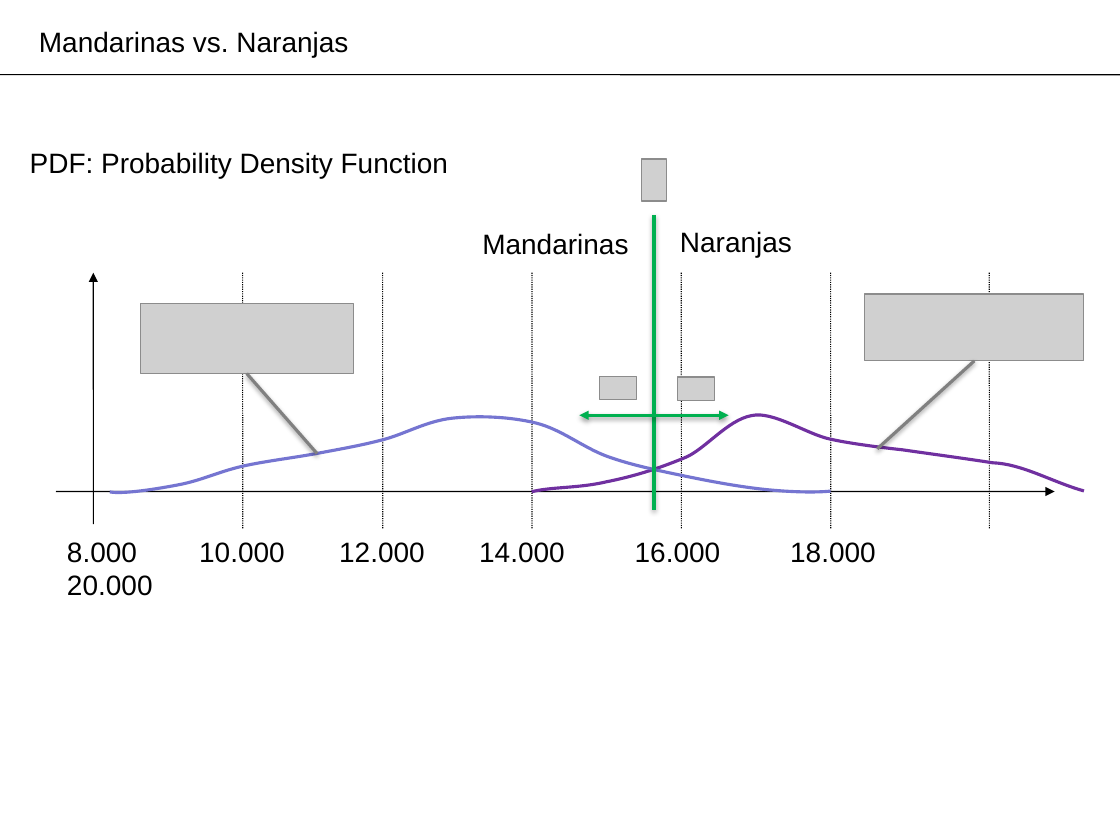
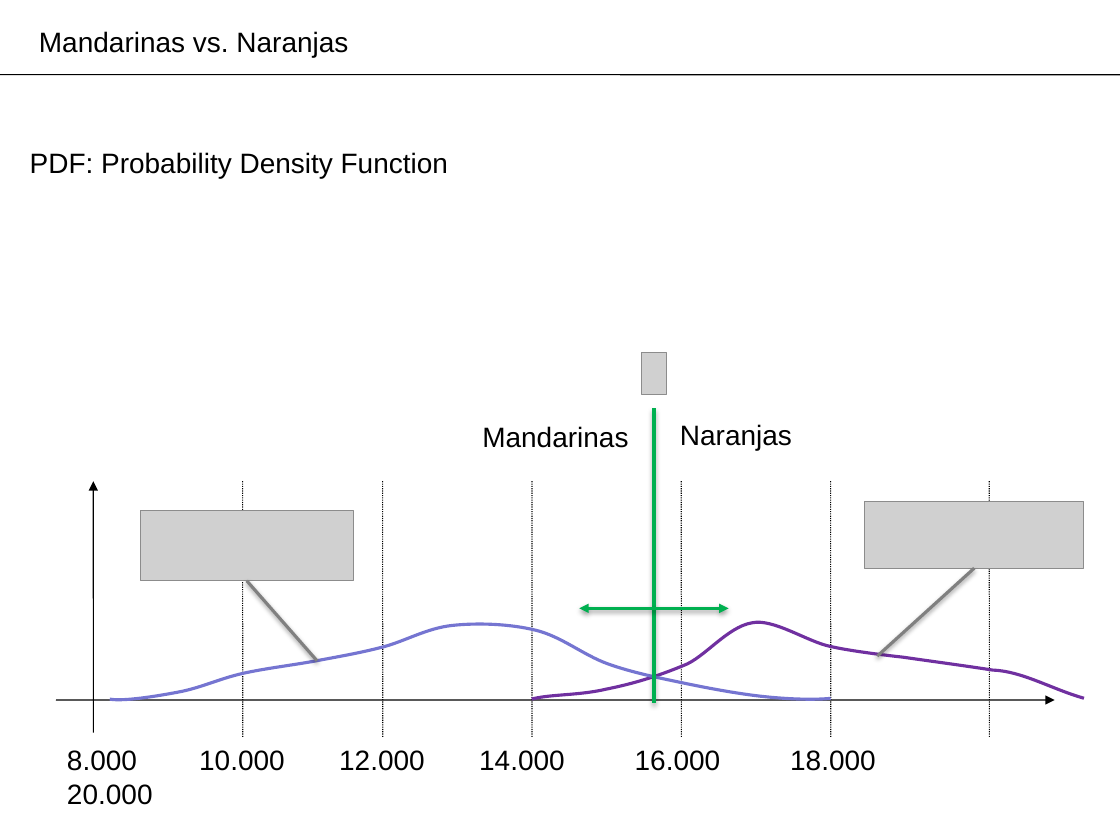
Before and after one commit to domingomery/patrones, a slide deck: slide 27 of clases/Cap04_Clasificacion/presentations/PAT04_Bayes.pptx (slide 26 before the commit). Drawn at 1120x840 pixels with LibreOffice and Linux fonts; fonts in the diff are those of the drawing; grey boxes stand for pictures; background and template pictures are left out. Boxes give left, top, right and bottom in pixels: in the first picture for what was removed or moved away, otherwise in the second. Text is boxed around its words. In the diff, an @@ line names an element or a change of style, - is before the commit and + after.

```diff
--- a/clases/Cap04_Clasificacion/presentations/PAT04_Bayes.pptx
+++ b/clases/Cap04_Clasificacion/presentations/PAT04_Bayes.pptx
@@ picture removed at box(599, 376, 636, 400) @@
@@ picture removed at box(678, 377, 715, 401) @@
@@ text "Mandarinas": place and size @@
-text "Mandarinas" at box(482, 233, 628, 255)
+text "Mandarinas" at box(482, 426, 628, 448)
@@ 1 picture, 1 text, 1 line: place and size @@
-1 picture, 1 text, 1 line at box(642, 159, 792, 510)
+1 picture, 1 text, 1 line at box(642, 352, 792, 703)
@@ 2 pictures, 2 freeform shapes, 1 line: place and size @@
-2 pictures, 2 freeform shapes, 1 line at box(110, 295, 1084, 493)
+2 pictures, 2 freeform shapes, 1 line at box(110, 502, 1084, 700)
@@ 7 lines, 2 arrows, 1 text: place and size @@
-7 lines, 2 arrows, 1 text at box(56, 272, 1055, 563)
+7 lines, 2 arrows, 1 text at box(56, 482, 1055, 771)
@@ double arrow moved from (579, 416) - (729, 416) to (579, 608) - (729, 608) @@
```
Also in this commit, not shown: 2 other slides changed, 8 slides added, 3 other files.
